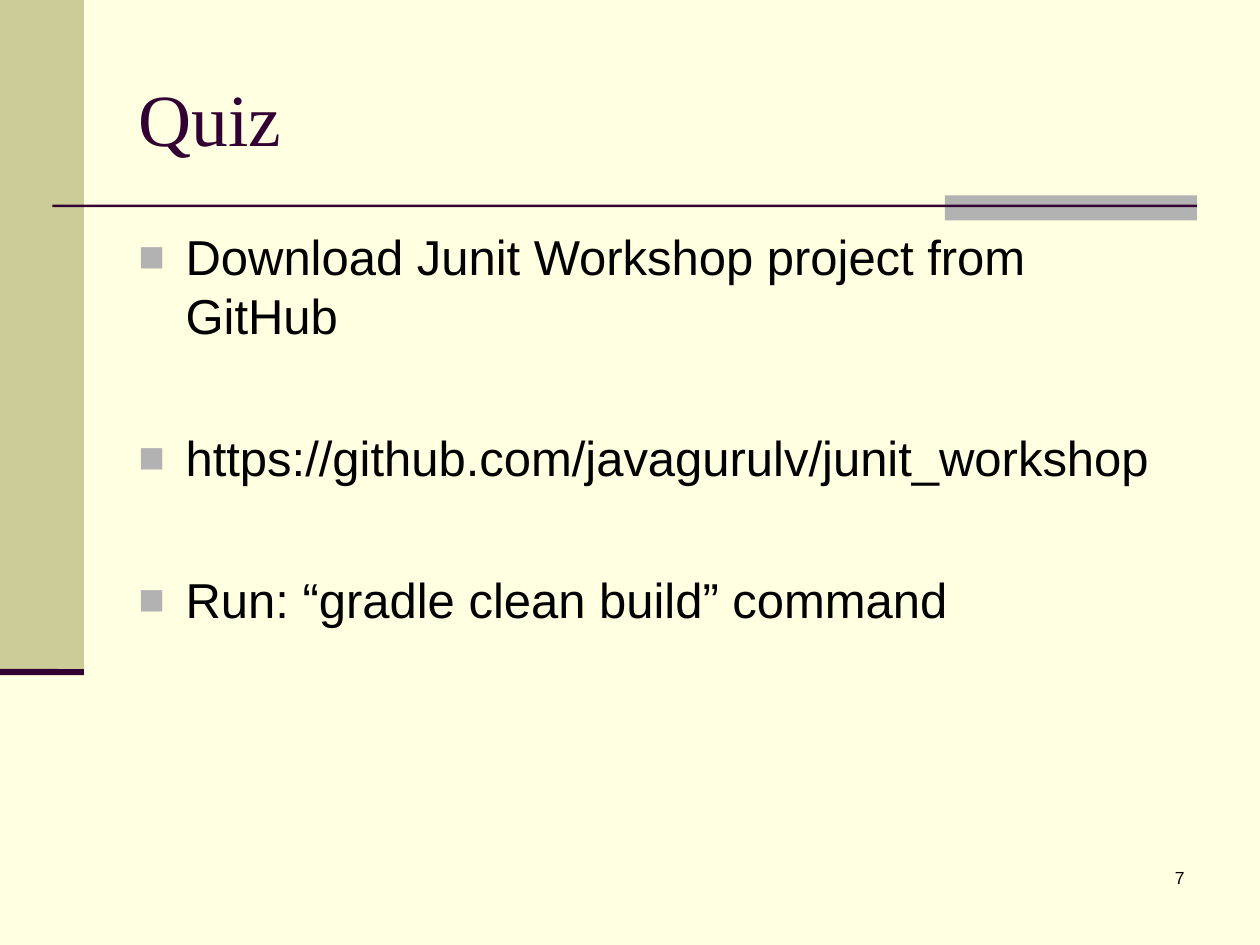
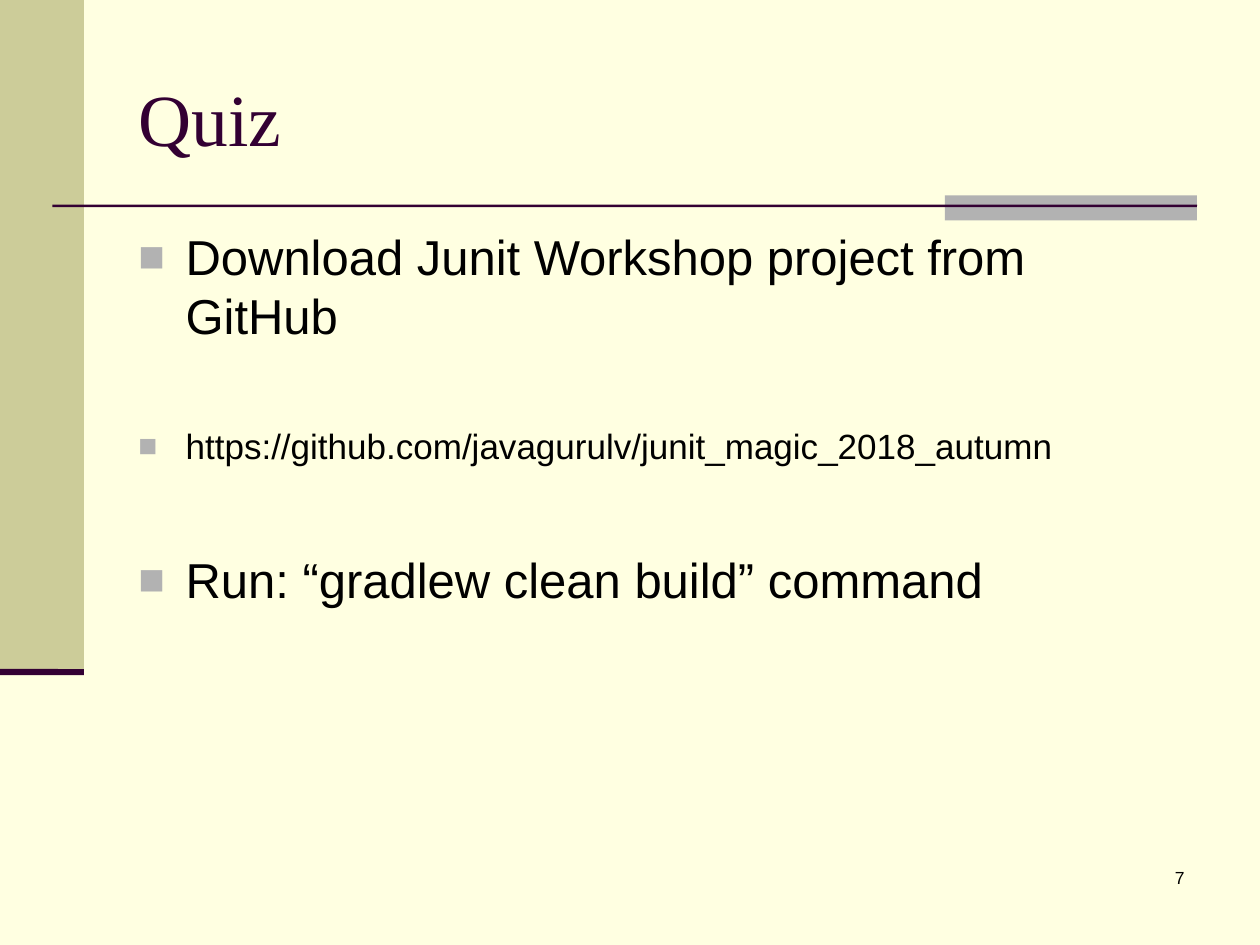
Before and after one commit to javagurulv/junit_magic_2018_autumn, a slide deck: slide 7 of materials/presentations/Section 3 JUnit_introduction.ppt. Drawn at 1260x945 pixels with LibreOffice and Linux fonts; fonts in the diff are those of the drawing. Boxes give left, top, right and bottom in pixels: in the first picture for what was removed or moved away, otherwise in the second. Text is boxed around its words. In the diff, an @@ line names an element or a change of style, - is before the commit and + after.

Commit message:
presentations fix

```diff
--- a/materials/presentations/Section 3 JUnit_introduction.ppt
+++ b/materials/presentations/Section 3 JUnit_introduction.ppt
@@ text at (x1=186, y1=433, x2=1052, y2=608): text changed; size 28 to 20 pt @@
-■ https://github.com/javagurulv/junit_workshop
-■ Run: “gradle clean build” command
+■ https://github.com/javagurulv/junit_magic_2018_autumn
+■ Run: “gradlew clean build” command
```
